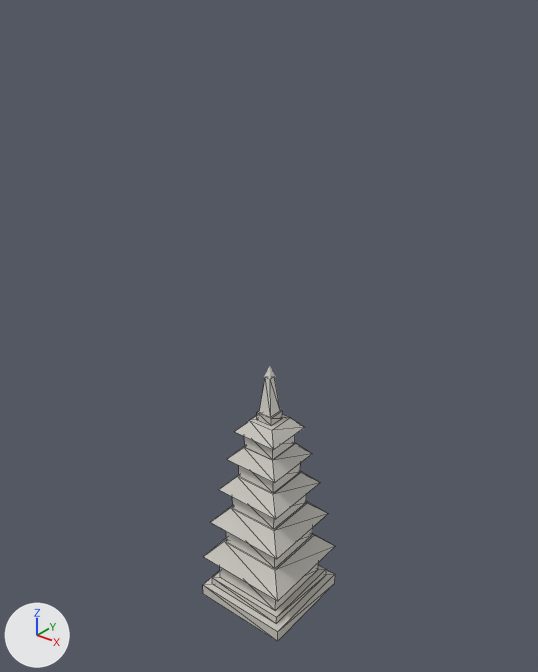
What one commit did to the glTF model public/studio/v2.15.0/d_pagoda/model.glb.
Both versions are drawn from a camera (50 mm lens) standing at (15.7, -19.7, 24.8) and looking at (-0.3, 0.3, 12.4). The lights are fixed; the arrows at lower left show +X, +Y and +Z. The older version comes first. Mesh edges are drawn as thin lines on the coarser meshes. Where no turn or scale is listed for an object, it has been applied to the vertices.

The first picture shows 'part0', 'part1', 'part10', 'part11', 'part12', 'part13', 'part2', 'part3', 'part4', 'part5', 'part6', 'part7', 'part8', 'part9' and 1 more.
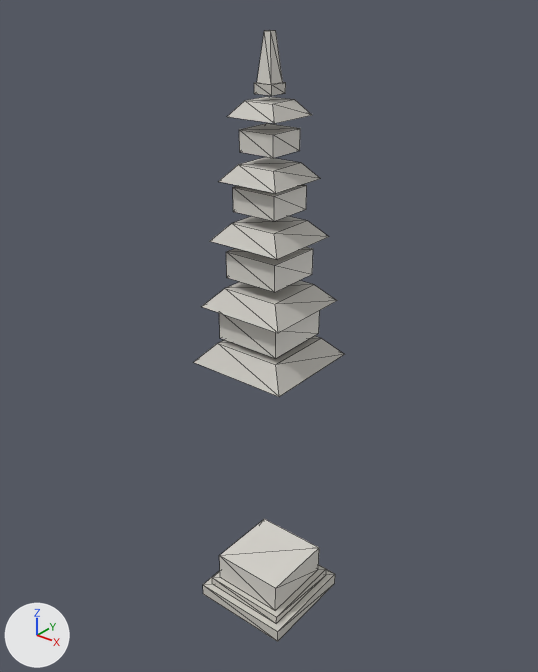
Boxes (x1, y1, x2, y2) around the edits, measured in the pictures (538 x 672 px):
'part3', moved: before (203, 534, 335, 601); after (194, 336, 345, 397)
'part5', moved: before (211, 502, 328, 559); after (201, 280, 337, 333)
'part7', moved: before (219, 471, 320, 519); after (210, 216, 329, 259)
'part9', moved: before (227, 443, 312, 483); after (218, 157, 320, 193)
'part6', moved: before (233, 495, 306, 529); after (226, 247, 313, 292)
'part4', moved: before (226, 527, 313, 569); after (219, 310, 320, 359)
'part11', moved: before (235, 415, 305, 450); after (227, 96, 312, 124)
'part8', moved: before (239, 464, 300, 493); after (233, 184, 307, 221)
'part10', moved: before (244, 435, 295, 460); after (239, 123, 300, 158)
'part13', moved: before (259, 378, 280, 417); after (257, 30, 283, 84)
'part12', moved: before (257, 410, 283, 426); after (254, 82, 286, 96)
'part2', unchanged, uncovered by the edit: before (220, 562, 319, 611); after (219, 519, 319, 611)

The edits, one by one:
me_geometry_3 is used by ob_part3; location (0.0, 0.0, 0.0).
me_geometry_3 had 8 vertices, 12 faces and spanned x -2.05..2.05, y -2.05..2.05, z 2.15..2.9.
me_geometry_3 now has 8 vertices, 12 faces and spans x -2.05..2.05, y -2.05..2.05, z 11.65..12.4.
me_geometry_3 part 1: the whole mesh is moved by (0.0, 0.0, 9.5).
me_geometry_4 is used by ob_part4; location (0.0, 0.0, 0.0).
me_geometry_4 had 8 vertices, 12 faces and spanned x -1.32..1.32, y -1.32..1.32, z 2.9..4.0.
me_geometry_4 now has 8 vertices, 12 faces and spans x -1.32..1.32, y -1.32..1.32, z 12.61..13.71.
me_geometry_4 part 2: the whole mesh is moved by (0.0, 0.0, 9.71).
me_geometry_5 is used by ob_part5; location (0.0, 0.0, 0.0).
me_geometry_5 had 8 vertices, 12 faces and spanned x -1.78..1.78, y -1.78..1.78, z 4.0..4.68.
me_geometry_5 now has 8 vertices, 12 faces and spans x -1.78..1.78, y -1.78..1.78, z 13.91..14.59.
me_geometry_5 part 3: the whole mesh is moved by (0.0, 0.0, 9.91).
me_geometry_6 is used by ob_part6; location (0.0, 0.0, 0.0).
me_geometry_6 had 8 vertices, 12 faces and spanned x -1.1..1.1, y -1.1..1.1, z 4.68..5.66.
me_geometry_6 now has 8 vertices, 12 faces and spans x -1.1..1.1, y -1.1..1.1, z 15.01..15.99.
me_geometry_6 part 4: the whole mesh is moved by (0.0, 0.0, 10.33).
me_geometry_7 is used by ob_part7; location (0.0, 0.0, 0.0).
me_geometry_7 had 8 vertices, 12 faces and spanned x -1.5..1.5, y -1.5..1.5, z 5.66..6.28.
me_geometry_7 now has 8 vertices, 12 faces and spans x -1.5..1.5, y -1.5..1.5, z 16.4..17.02.
me_geometry_7 part 5: the whole mesh is moved by (0.0, 0.0, 10.74).
me_geometry_8 is used by ob_part8; location (0.0, 0.0, 0.0).
me_geometry_8 had 8 vertices, 12 faces and spanned x -0.9..0.9, y -0.9..0.9, z 6.28..7.14.
me_geometry_8 now has 8 vertices, 12 faces and spans x -0.9..0.9, y -0.9..0.9, z 17.43..18.29.
me_geometry_8 part 6: the whole mesh is moved by (0.0, 0.0, 11.15).
me_geometry_9 is used by ob_part9; location (0.0, 0.0, 0.0).
me_geometry_9 had 8 vertices, 12 faces and spanned x -1.24..1.24, y -1.24..1.24, z 7.14..7.7.
me_geometry_9 now has 8 vertices, 12 faces and spans x -1.24..1.24, y -1.24..1.24, z 18.5..19.06.
me_geometry_9 part 7: the whole mesh is moved by (0.0, 0.0, 11.36).
me_geometry_10 is used by ob_part10; location (0.0, 0.0, 0.0).
me_geometry_10 had 8 vertices, 12 faces and spanned x -0.72..0.72, y -0.72..0.72, z 7.7..8.44.
me_geometry_10 now has 8 vertices, 12 faces and spans x -0.72..0.72, y -0.72..0.72, z 19.473..20.213.
me_geometry_10 part 8: the whole mesh is moved by (0.0, 0.0, 11.773).
me_geometry_11 is used by ob_part11; location (0.0, 0.0, 0.0).
me_geometry_11 had 8 vertices, 12 faces and spanned x -1.0..1.0, y -1.0..1.0, z 8.44..8.94.
me_geometry_11 now has 8 vertices, 12 faces and spans x -1.0..1.0, y -1.0..1.0, z 20.63..21.13.
me_geometry_11 part 9: the whole mesh is moved by (0.0, 0.0, 12.19).
me_geometry_12 is used by ob_part12; location (0.0, 0.0, 0.0).
me_geometry_12 had 8 vertices, 12 faces and spanned x -0.36..0.36, y -0.36..0.36, z 8.94..9.28.
me_geometry_12 now has 8 vertices, 12 faces and spans x -0.36..0.36, y -0.36..0.36, z 21.333..21.673.
me_geometry_12 part 10: the whole mesh is moved by (0.0, 0.0, 12.393).
me_geometry_13 is used by ob_part13; location (0.0, 0.0, 0.0).
me_geometry_13 had 8 vertices, 12 faces and spanned x -0.3..0.3, y -0.3..0.3, z 9.28..10.83.
me_geometry_13 now has 8 vertices, 12 faces and spans x -0.3..0.3, y -0.3..0.3, z 21.67..23.22.
me_geometry_13 part 11: the whole mesh is moved by (0.0, 0.0, 12.39).
